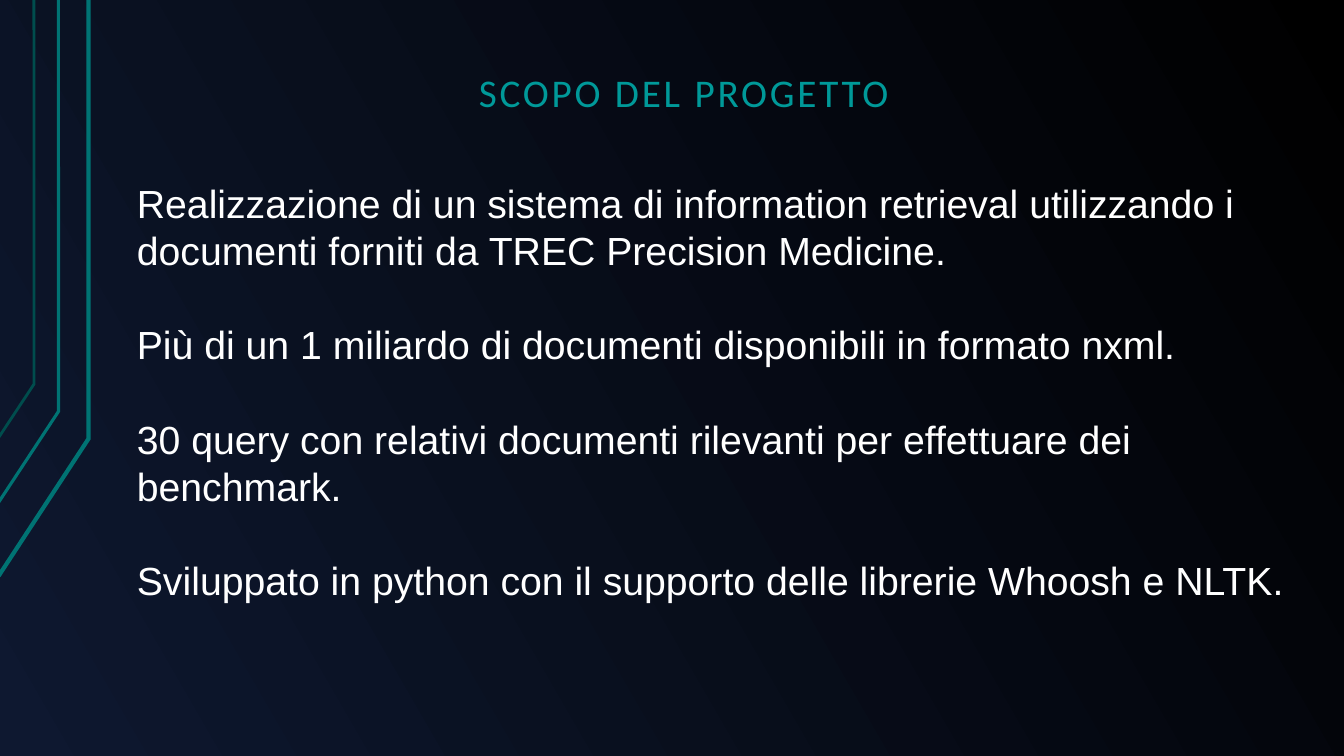
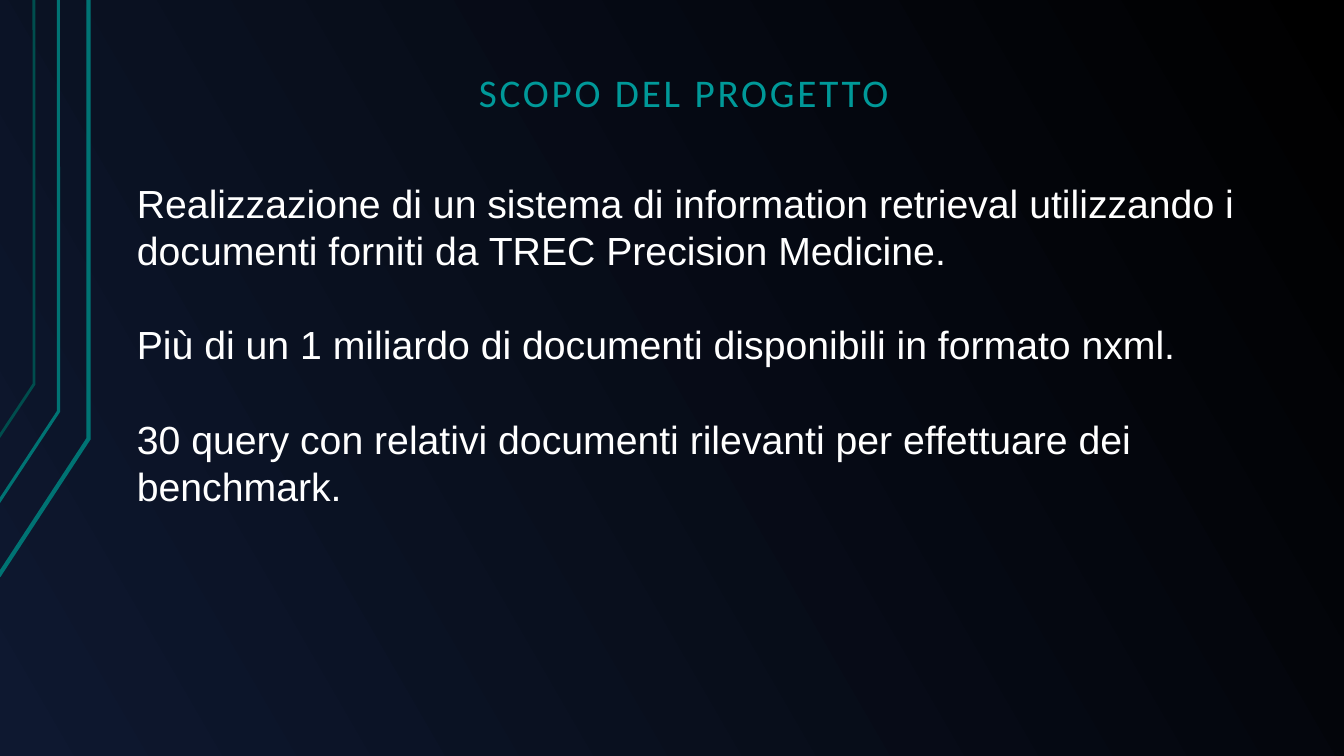
Before and after one commit to GreRagu/ProgettoGavi, a slide deck: slide 4 of Hegregio.odp. Drawn at 1344x756 pixels with LibreOffice and Linux fonts; fonts in the diff are those of the drawing. Boxes give left, top, right and bottom in pixels: in the first picture for what was removed or moved away, otherwise in the second. Text is boxed around its words. In the diff, an @@ line names an element or a change of style, - is before the commit and + after.

```diff
--- a/Hegregio.odp
+++ b/Hegregio.odp
@@ text at <box>137,566,1283,603</box>: paragraph removed @@
-Sviluppato in python con il supporto delle librerie Whoosh e NLTK.
```
